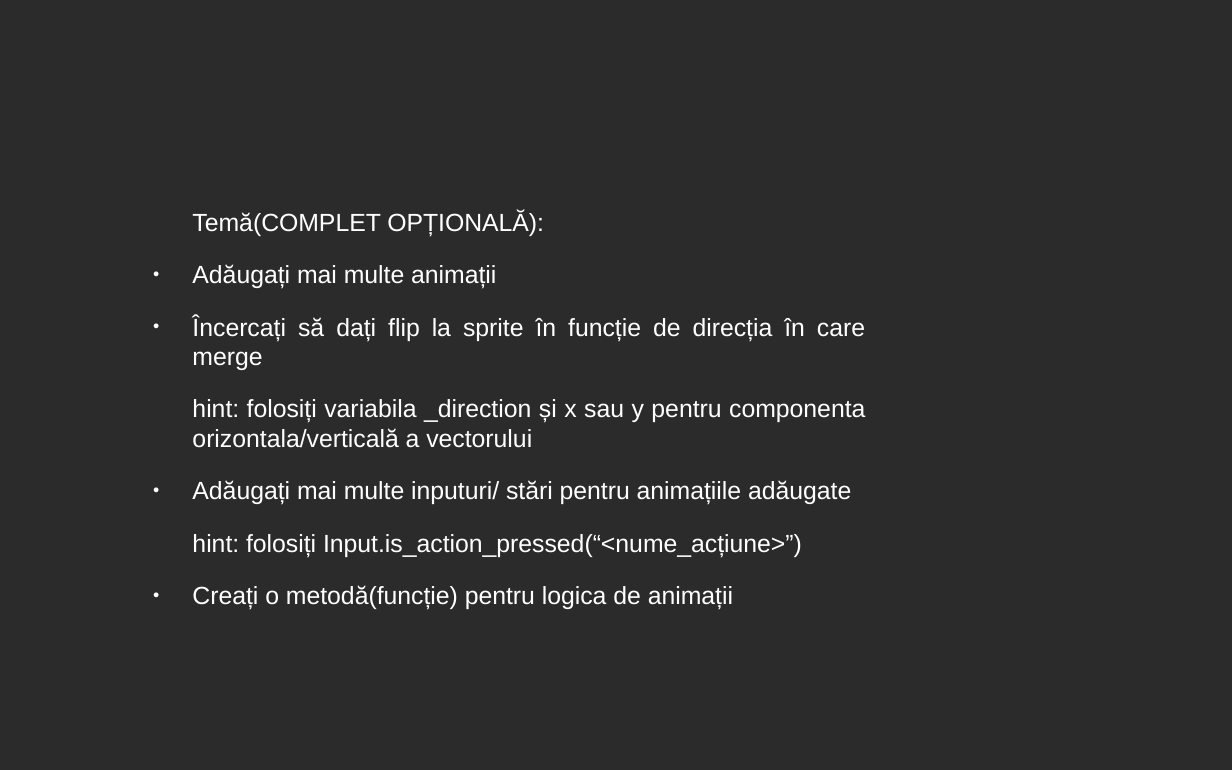
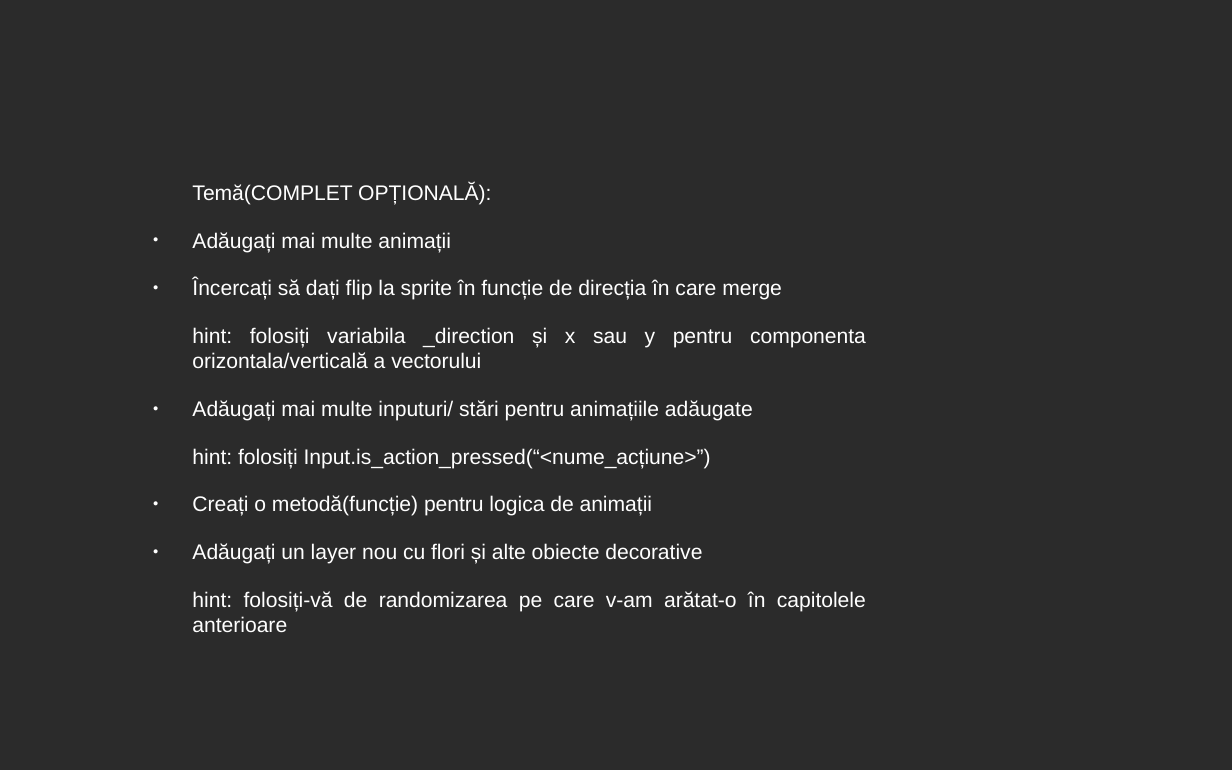
Before and after one commit to 0xspiderr/gdc-upt-presentations, a slide deck: slide 99 of presentation_1/1_introducere_in_godot.odp (slide 72 before the commit). Drawn at 1232x770 pixels with LibreOffice and Linux fonts; fonts in the diff are those of the drawing; background and template pictures are left out; a plain dark background stands for a picture behind light text. Boxes give left, top, right and bottom in pixels: in the first picture for what was removed or moved away, otherwise in the second. Text is boxed around its words. In the diff, an @@ line names an element or a change of style, - is before the commit and + after.

```diff
--- a/presentation_1/1_introducere_in_godot.odp
+++ b/presentation_1/1_introducere_in_godot.odp
@@ text at (192, 183, 866, 516): size 16 to 13.6 pt in "Temă(COMPLET OPȚIONALĂ):", "Adăugați mai multe animații", "Încercați să dați flip la sprite în ...", "hint: folosiți variabila _direction și x sau ..." and 3 more places @@
@@ text at (192, 543, 866, 632): paragraphs added @@
+● Adăugați un layer nou cu flori și alte obiecte decorative
+hint: folosiți-vă de randomizarea pe care v-am arătat-o în capitolele anterioare
```
Also in this commit, not shown: 9 other slides changed, 28 slides added, 1 slide removed, 19 other files.
